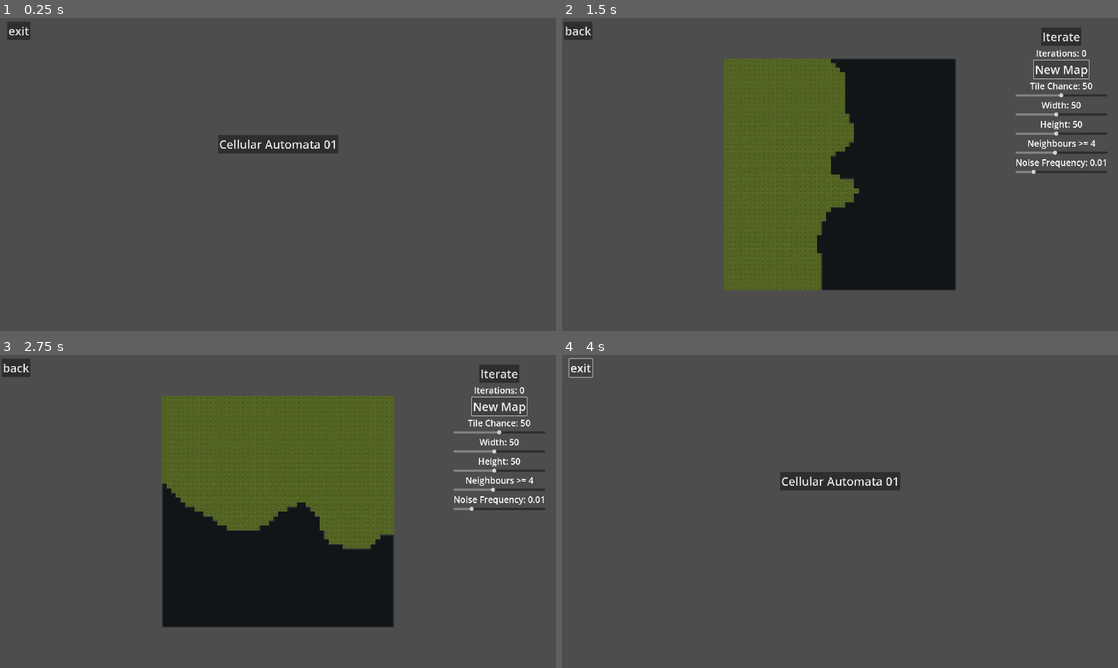
Above: before the commit, frames 1-4 (two rows, left to right).
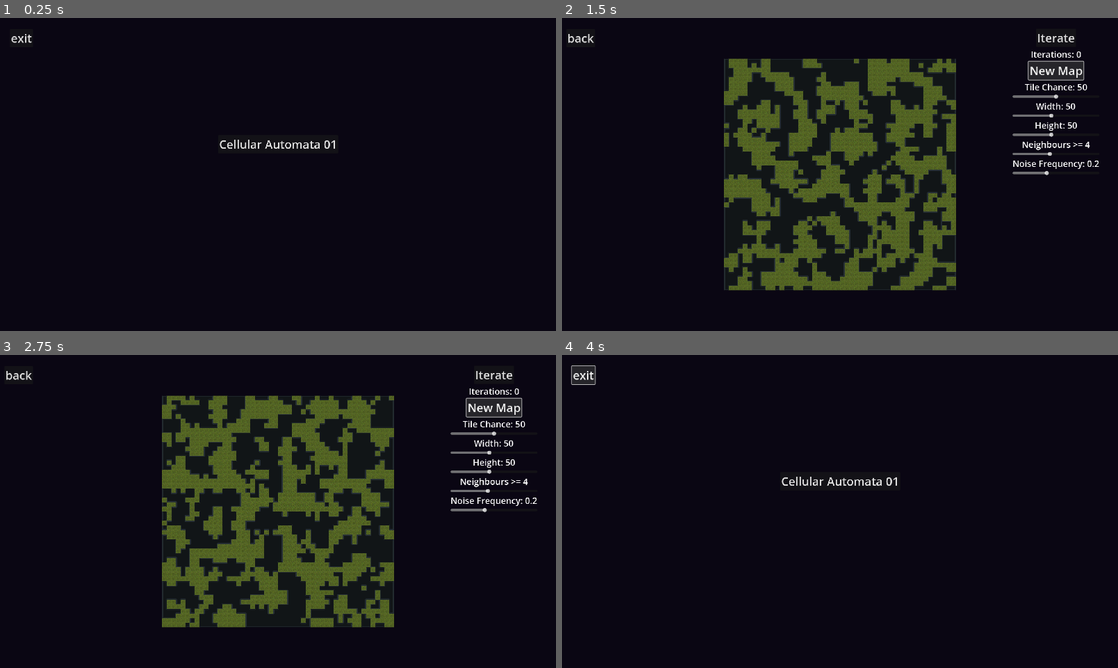
Above: after the commit, the same moments.

Repository: G-Milzink/ProcGen_exp
Game: Godot game, scene res://main.tscn
Two runs of this game, one before a commit and one after it. Both use one fixed random seed, a clock stepped at 60 frames per second and the inputs below.
Inputs:
- Up to frame 1 (0.25 s): no input
- Up to frame 2 (1.5 s): click "Cellular Automata 01" at 0.5 s; click "New Map" at 1.25 s
- Up to frame 3 (2.75 s): click "New Map" at 2 s
- Up to frame 4 (4 s): click "Iterate" at 2.75 s; click "back" at 3.5 s

The runs differ from the first frame. In frame 1, 100% of the frame differs, in the area x 0-100%, y 0-100%; in frame 2, 85%; in frame 3, 84%; in frame 4, 100%.

Commit message:
tweak layout, adjust bg color

Diff:
--- a/cellular_automata_01/cellular_automata_01.gd
+++ b/cellular_automata_01/cellular_automata_01.gd
@@ -15,7 +15,7 @@
 @export_range(05,95) var noise_cutoff_point = 50
 @export var min_nr_neighbours = 4
 @export var nr_of_iterations = 0
-@export var noise_frequency = 0.01
+@export var noise_frequency = 0.2
 
 var noise_grid: PackedVector2Array
 var iterated_grid: PackedVector2Array
--- a/cellular_automata_01/cellular_automata_01.tscn
+++ b/cellular_automata_01/cellular_automata_01.tscn
@@ -38,10 +38,10 @@
 anchor_top = 0.5
 anchor_right = 0.5
 anchor_bottom = 0.5
-offset_left = 633.0
-offset_top = -507.0
+offset_left = 596.0
+offset_top = -503.0
 offset_right = 895.0
-offset_bottom = -1.0
+offset_bottom = 3.0
 grow_horizontal = 2
 grow_vertical = 2
 vertical = true
@@ -134,7 +134,7 @@
 size_flags_horizontal = 4
 size_flags_vertical = 4
 theme = ExtResource("5_nrubc")
-text = "Neighbours >= 4"
+text = "Noise Frequency: 0.1"
 fit_content = true
 autowrap_mode = 0
 
@@ -143,7 +143,7 @@
 min_value = 0.01
 max_value = 0.5
 step = 0.01
-value = 0.1
+value = 0.2
 
 [node name="Camera" type="Camera2D" parent="."]
 script = ExtResource("5_mof08")
--- a/main.gd
+++ b/main.gd
@@ -7,6 +7,8 @@
 
 var instance
 
+func _ready():
+	RenderingServer.set_default_clear_color(Color("0a0613"))
 
 func _on_cel_auto_01_pressed():
 	instance = cellular_automata_01.instantiate()
--- a/main.tscn
+++ b/main.tscn
@@ -49,10 +49,10 @@
 anchors_preset = 1
 anchor_left = 1.0
 anchor_right = 1.0
-offset_left = -15.0
-offset_top = 13.0
-offset_right = 65.0
-offset_bottom = 76.0
+offset_left = -6.0
+offset_top = 38.0
+offset_right = 74.0
+offset_bottom = 101.0
 grow_horizontal = 0
 theme = ExtResource("2_1ag82")
 text = "exit"
